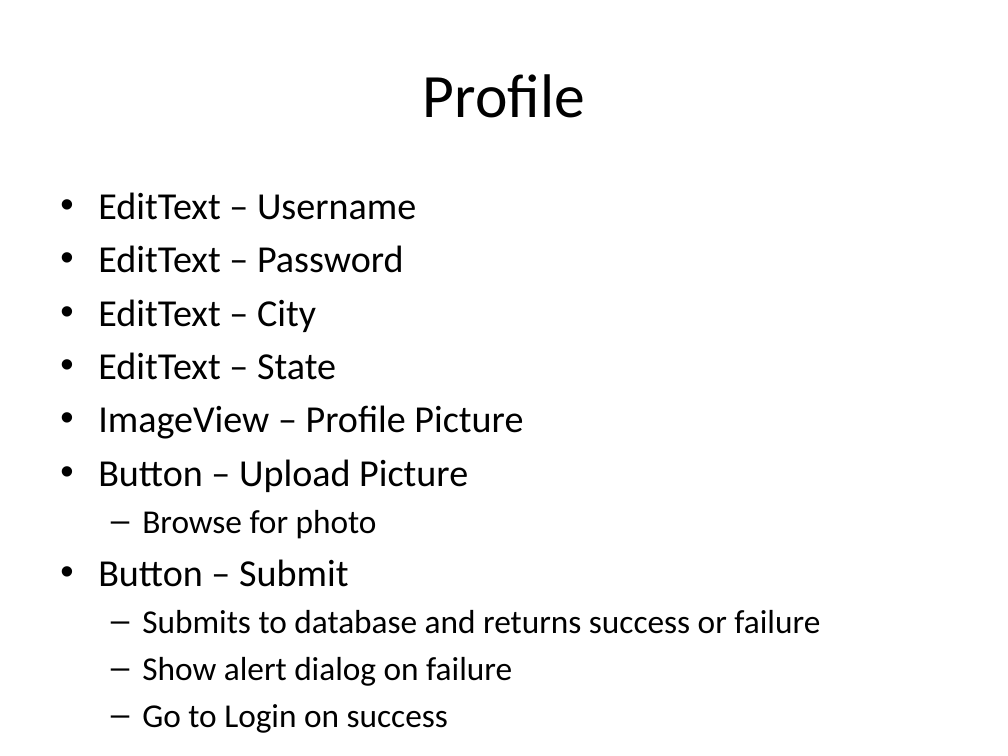
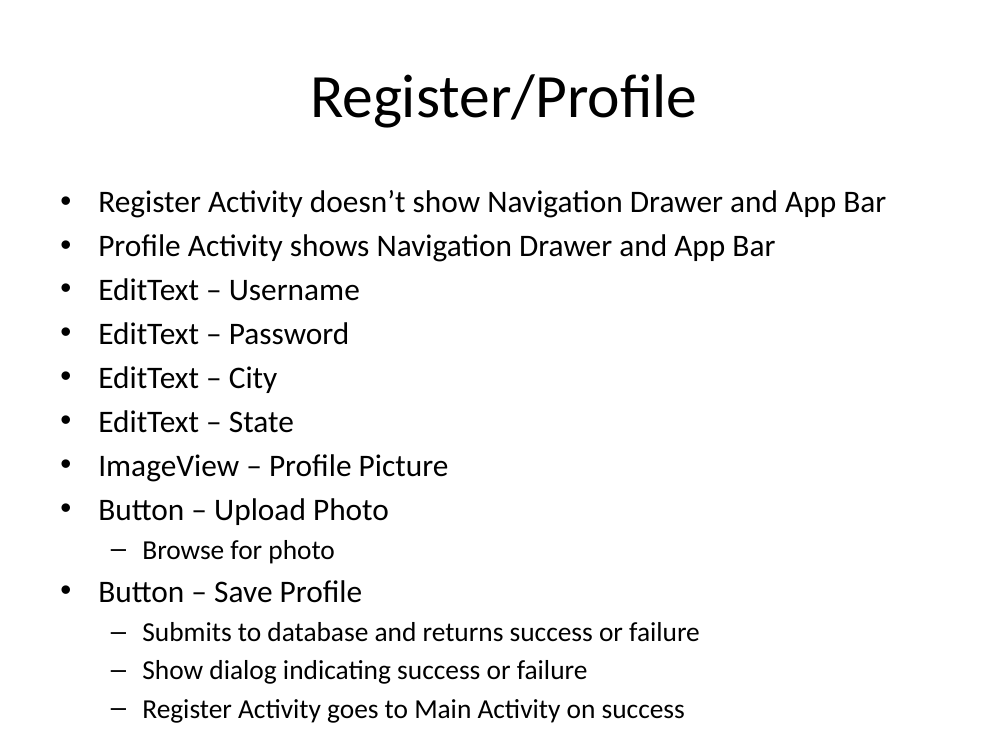
Before and after one commit to KodeFu/cis651project, a slide deck: slide 2 of ProjectLayouts.pptx. Drawn at 1008x756 pixels with LibreOffice and Linux fonts; fonts in the diff are those of the drawing. Boxes give left, top, right and bottom in pixels: in the first picture for what was removed or moved away, otherwise in the second. Text is boxed around its words. In the diff, an @@ line names an element or a change of style, - is before the commit and + after.

```diff
--- a/ProjectLayouts.pptx
+++ b/ProjectLayouts.pptx
@@ title at <box>310,74,697,128</box>: text changed @@
-Profile
+Register/Profile
@@ text at <box>98,190,886,262</box>: paragraphs added @@
+• Register Activity doesn’t show Navigation Drawer and App Bar
+• Profile Activity shows Navigation Drawer and App Bar
@@ text at <box>98,278,700,642</box>: size 27.2 to 22.4 pt in "EditText – Username", "EditText – Password", "EditText – City", "EditText – State" and 1 more places; size 23.8 to 19.6 pt in "Browse for photo", "Submits to database and returns success or ..." @@
@@ text at <box>98,498,389,525</box>: text changed; size 27.2 to 22.4 pt @@
-• Button – Upload Picture
+• Button – Upload Photo
@@ text at <box>98,580,363,603</box>: text changed; size 27.2 to 22.4 pt @@
-• Button – Submit
+• Button – Save Profile
@@ text at <box>142,660,685,723</box>: text changed; size 23.8 to 19.6 pt @@
-  – Show alert dialog on failure
-  – Go to Login on success
+  – Show dialog indicating success or failure
+  – Register Activity goes to Main Activity on success
```
Also in this commit, not shown: 7 other slides changed, 1 slide added, 1 slide removed, 37 other files.
